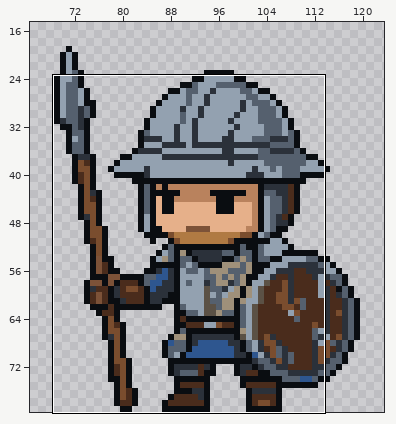
Two versions of one pixel-art file, ArtSource/EnemyAttacks/SpearGuard_AutoAttack.aseprite. The picture above shows the old version from afar; the outline marks the close-up.
Close-up. Before the commit:
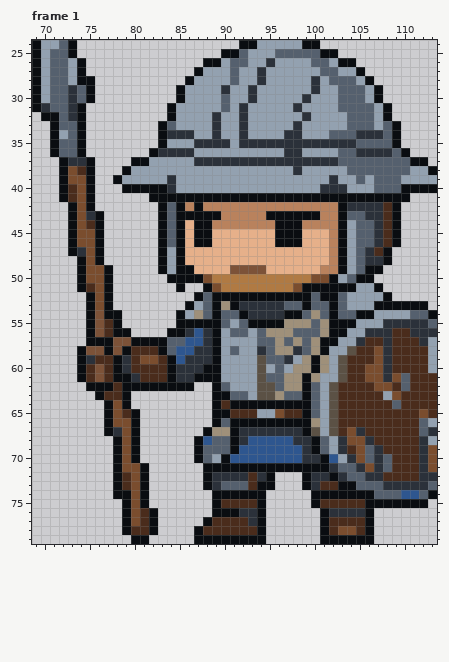
64x64 pixels, 10 frames. Shown: frame 1: x 69..113, y 24..79. The old version is drawn lined up with the new one, on the new canvas. The wide view leaves out empty margins. The commit also changed other frames or places, which this record leaves out.
And afterwards:
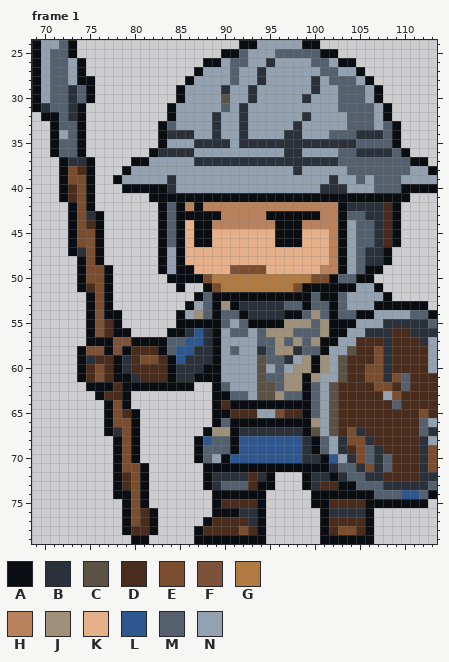
Palette (. is transparent): A #0a0d11  B #2b313a  C #5b5145  D #4a2c1c  E #7a4d2e  F #7c5238  G #b07a43  H #b9825d  J #9f907a  K #e6b08a  L #2e568f  M #55606e  N #93a1b0
Log entry: Refine enemy weapon motions and hold King attacks during Bombardment
The exact change:
canvas 64x64 -> 192x80, the old top-left corner now at 64,16
Frame 1:
Colour D gives way to colour A in row 75 at x 101.
Colour D gives way to colour B in row 47 at x 107.
Colour M gives way to colour C in row 30 at x 90.
Colour B gives way to colour D in row 57 at x 105.
Colour D gives way to colour E in row 78 at x 92.
Colour F gives way to colour E in row 49 at x 92 to 94; in row 60 at x 76.
Colour E gives way to colour F in row 46 at x 75.
Colour B gives way to colour L in row 68 at x 92 and 98.
Colour J gives way to colour M in row 58 at x 100.
Colour N gives way to colour M in row 50 at x 103.
Colour B gives way to colour N in row 31 at x 98.
